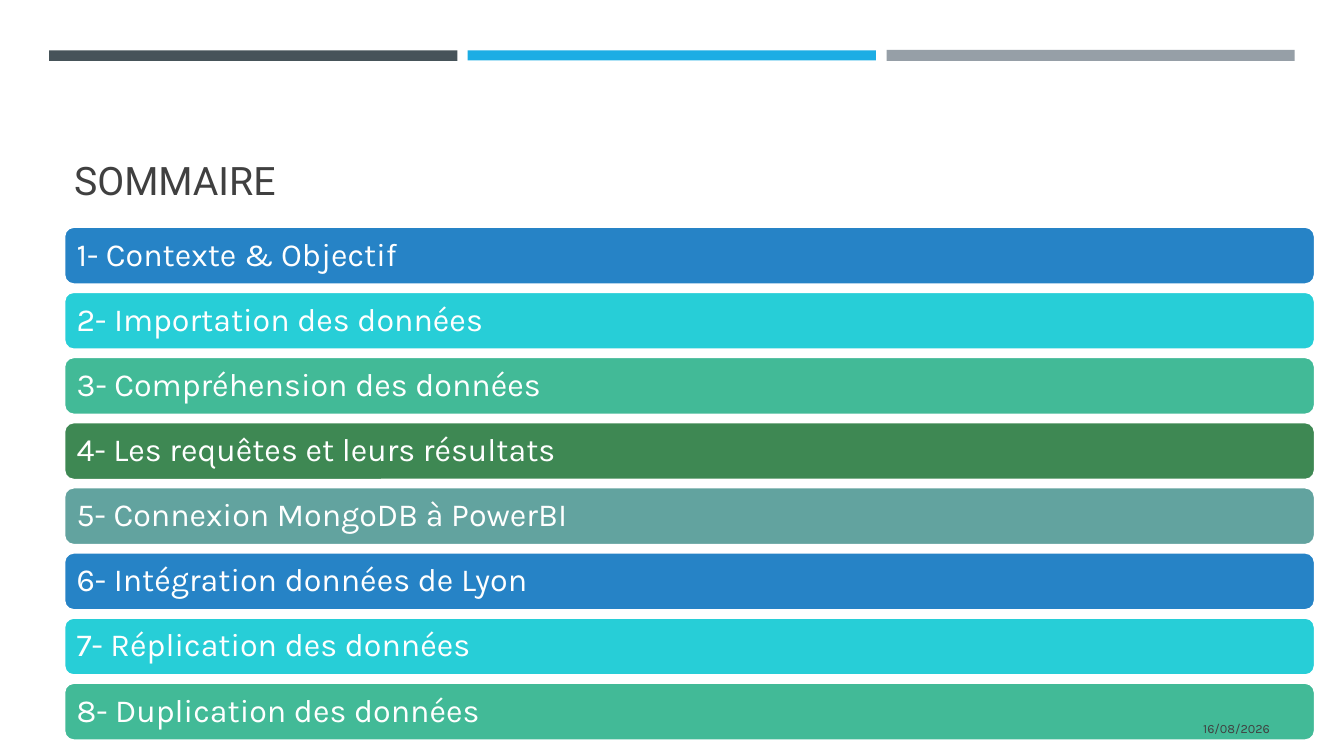
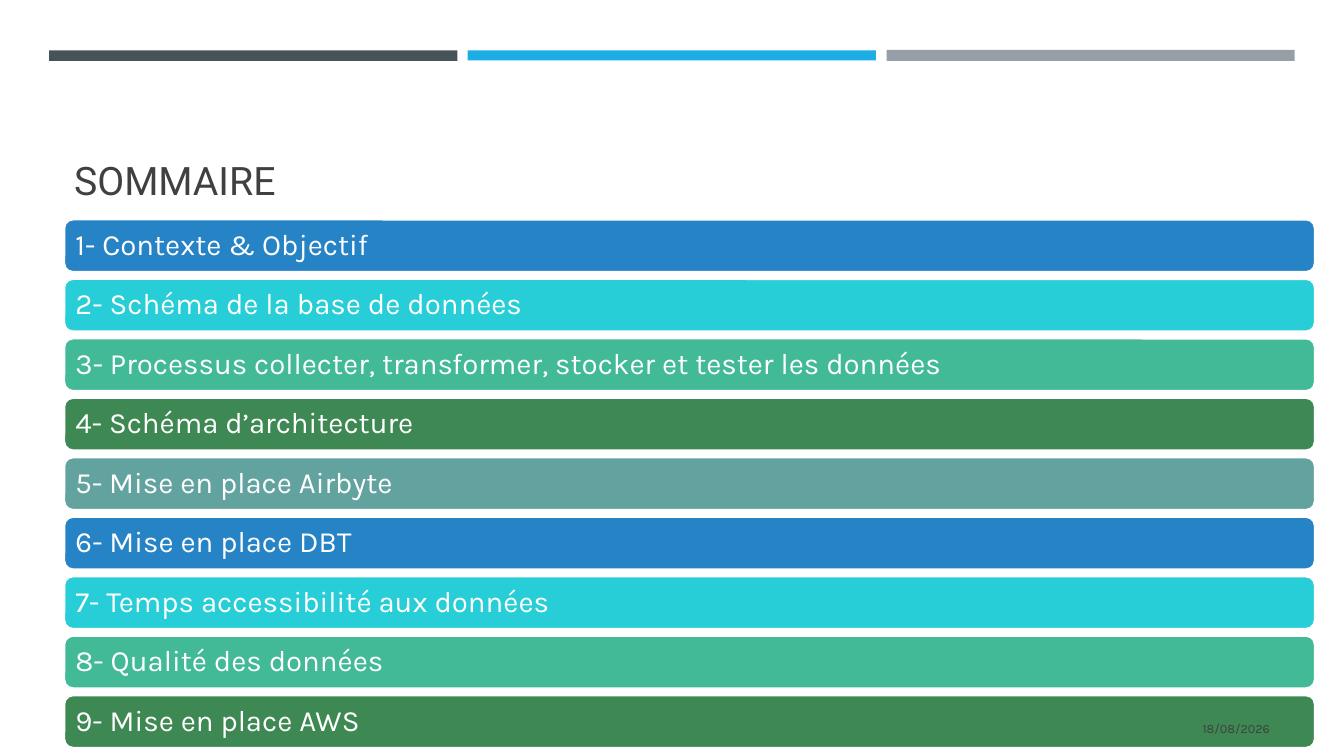
Before and after one commit to Sebules/Project_8_OpenClassrooms_Data_Engineer, a slide deck: slide 2 of ulesie_sebastien_2_presentation_082026.pptx. Drawn at 1344x756 pixels with LibreOffice and Linux fonts; fonts in the diff are those of the drawing. Boxes give left, top, right and bottom in pixels: in the first picture for what was removed or moved away, otherwise in the second. Text is boxed around its words. In the diff, an @@ line names an element or a change of style, - is before the commit and + after.

Commit message:
version du 19/08/2026

```diff
--- a/ulesie_sebastien_2_presentation_082026.pptx
+++ b/ulesie_sebastien_2_presentation_082026.pptx
@@ rounded rectangle: place and size @@
-rounded rectangle at box(65, 227, 1316, 284)
+rounded rectangle at box(65, 220, 1316, 272)
@@ text "1- Contexte & Objectif": place and size @@
-text "1- Contexte & Objectif" at box(77, 244, 397, 274)
+text "1- Contexte & Objectif" at box(75, 234, 368, 262)
@@ text "1- Contexte & Objectif" at box(75, 234, 368, 262): size 23 to 21 pt @@
@@ rounded rectangle: place and size @@
-rounded rectangle at box(65, 292, 1316, 350)
+rounded rectangle at box(65, 279, 1316, 332)
@@ text at box(75, 291, 522, 315): text changed; size 23 to 21 pt @@
-2- Importation des données
+2- Schéma de la base de données
@@ rounded rectangle: place and size @@
-rounded rectangle at box(65, 357, 1316, 414)
+rounded rectangle at box(65, 339, 1316, 391)
@@ text at box(75, 351, 941, 377): text changed; size 23 to 21 pt @@
-3- Compréhension des données
+3- Processus collecter, transformer, stocker et tester les données
@@ rounded rectangle: place and size @@
-rounded rectangle at box(65, 422, 1316, 480)
+rounded rectangle at box(65, 398, 1316, 451)
@@ text removed at box(77, 436, 555, 469) @@
-4- Les requêtes et leurs résultats
@@ rounded rectangle: place and size @@
-rounded rectangle at box(65, 487, 1316, 544)
+rounded rectangle at box(65, 458, 1316, 510)
@@ text removed at box(77, 501, 567, 534) @@
-5- Connexion MongoDB à PowerBI
@@ rounded rectangle: place and size @@
-rounded rectangle at box(65, 553, 1316, 610)
+rounded rectangle at box(65, 517, 1316, 570)
@@ text removed at box(77, 566, 527, 599) @@
-6- Intégration données de Lyon
@@ rounded rectangle: place and size @@
-rounded rectangle at box(65, 618, 1316, 676)
+rounded rectangle at box(65, 577, 1316, 629)
@@ text at box(75, 589, 550, 619): text changed; size 23 to 21 pt @@
-7- Réplication des données
+7- Temps accessibilité aux données
@@ rounded rectangle: place and size @@
-rounded rectangle at box(65, 683, 1316, 740)
+rounded rectangle at box(65, 636, 1316, 689)
@@ text at box(75, 648, 384, 676): text changed; size 23 to 21 pt @@
-8- Duplication des données
+8- Qualité des données
@@ group added at box(65, 411, 1316, 748): 4 texts, 1 rounded rectangle @@
+4- Schéma d’architecture
+5- Mise en place Airbyte
+6- Mise en place DBT
+9- Mise en place AWS
@@ text at box(1203, 724, 1270, 734): text changed @@
-16/08/2026
+18/08/2026
```
Also in this commit, not shown: 10 other slides changed, 9 slides added, 3 slides removed.
